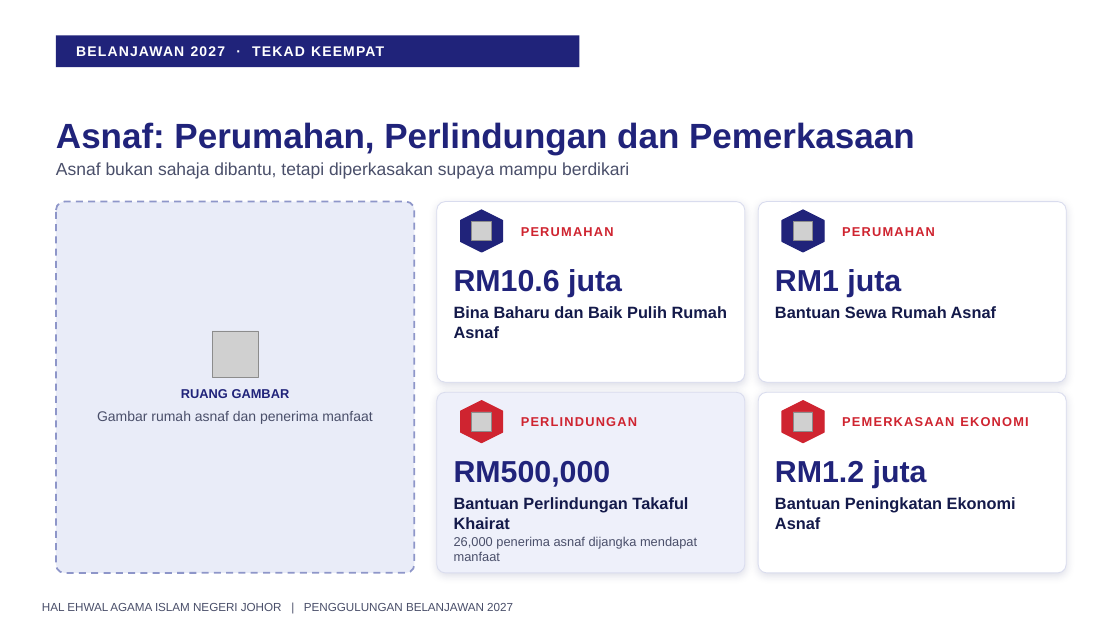
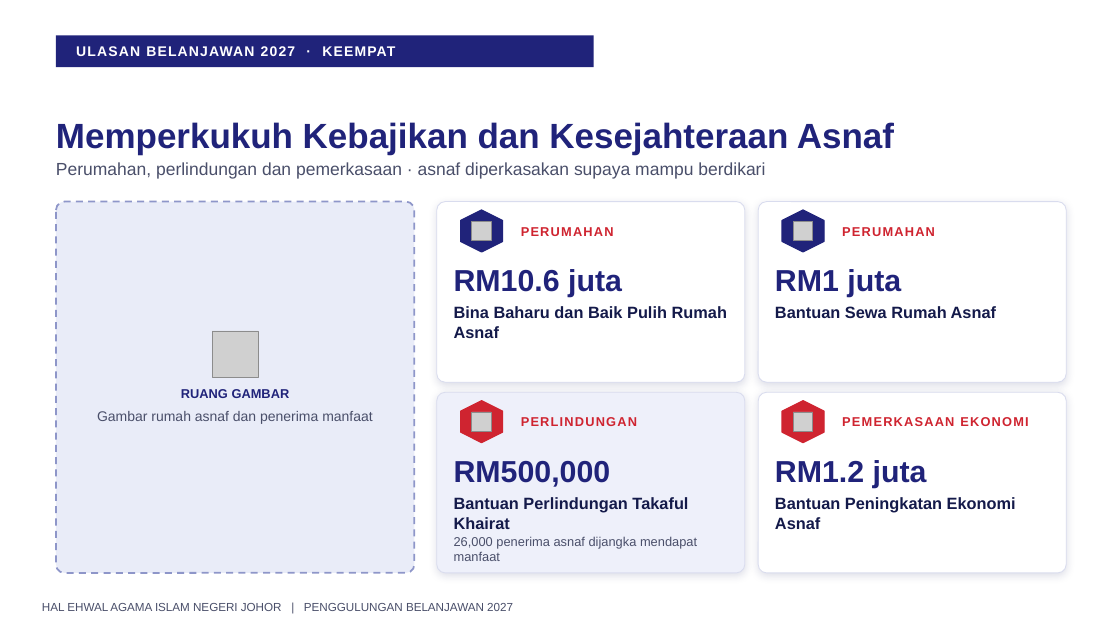
Before and after one commit to nawaljoe/Nawal, a slide deck: slide 22 of output/Penggulungan_Hal_Ehwal_Agama_Islam_2027_16x9.pptx. Drawn at 1120x630 pixels with LibreOffice and Linux fonts; fonts in the diff are those of the drawing; grey boxes stand for pictures; background and template pictures are left out. Boxes give left, top, right and bottom in pixels: in the first picture for what was removed or moved away, otherwise in the second. Text is boxed around its words. In the diff, an @@ line names an element or a change of style, - is before the commit and + after.

```diff
--- a/output/Penggulungan_Hal_Ehwal_Agama_Islam_2027_16x9.pptx
+++ b/output/Penggulungan_Hal_Ehwal_Agama_Islam_2027_16x9.pptx
@@ rectangle: place and size @@
-rectangle at (56, 35, 580, 67)
+rectangle at (56, 35, 594, 67)
@@ text at (76, 46, 395, 56): text changed @@
-BELANJAWAN 2027 · TEKAD KEEMPAT
+ULASAN BELANJAWAN 2027 · KEEMPAT
@@ text at (56, 122, 894, 155): text changed @@
-Asnaf: Perumahan, Perlindungan dan Pemerkasaan
+Memperkukuh Kebajikan dan Kesejahteraan Asnaf
@@ text at (56, 162, 765, 179): text changed @@
-Asnaf bukan sahaja dibantu, tetapi diperkasakan supaya mampu berdikari
+Perumahan, perlindungan dan pemerkasaan · asnaf diperkasakan supaya mampu berdikari
```
Also in this commit, not shown: 4 other slides changed, 1 other file.
